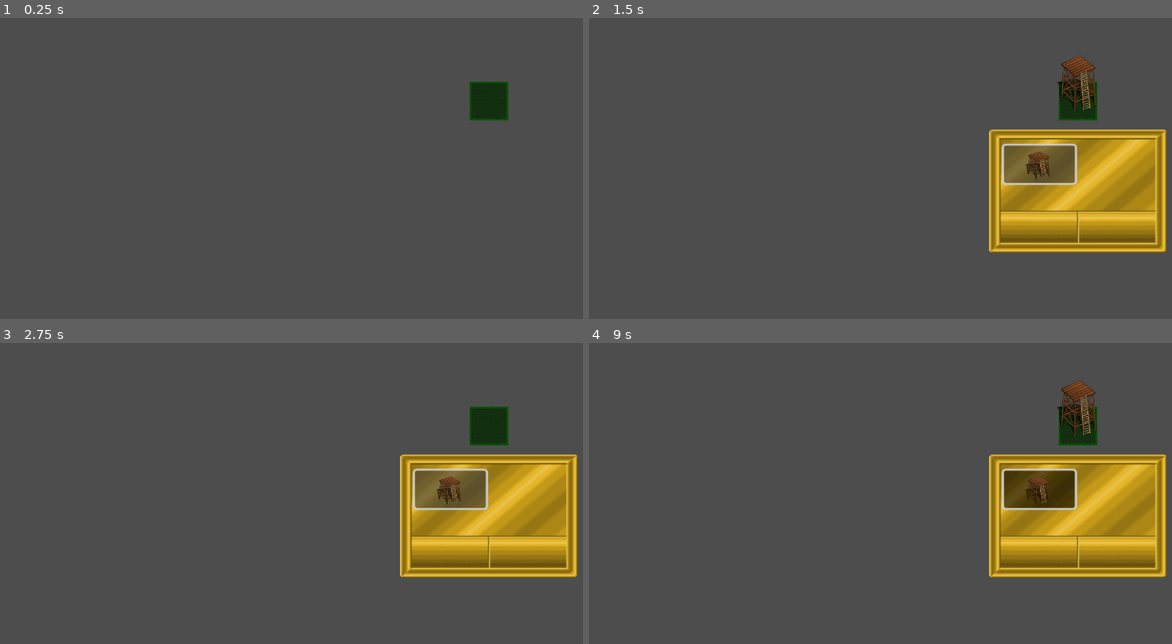
Above: before the commit, frames 1-4 (two rows, left to right).
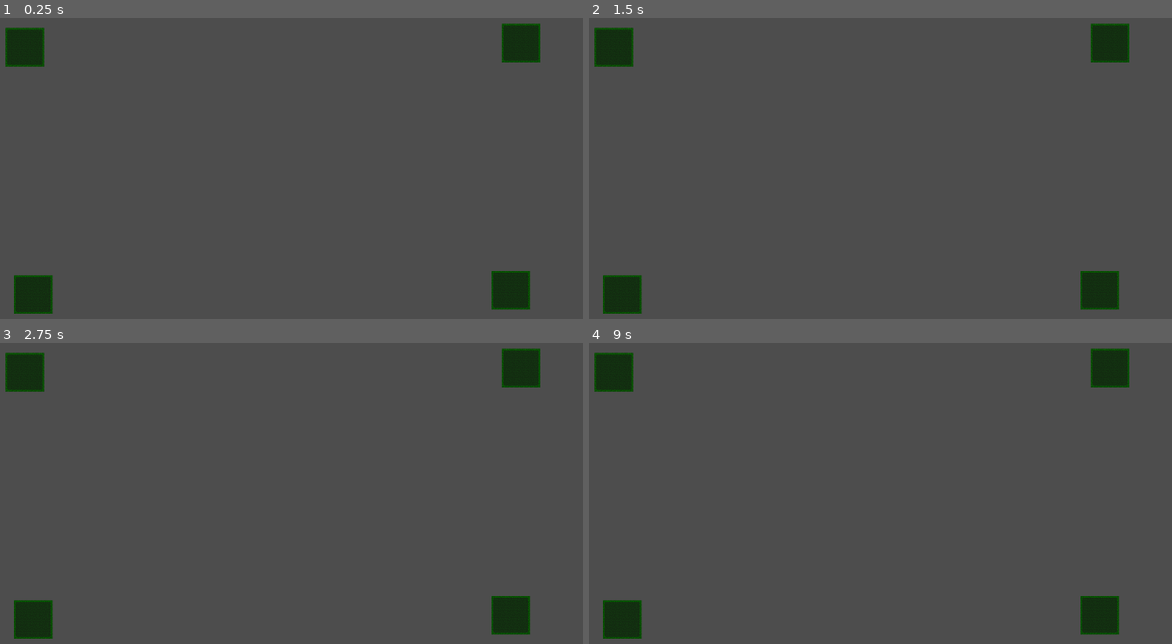
Above: after the commit, the same moments.

Repository: davidelrosas/tawwwars
Game: Godot game, scene res://slotsys.tscn
The game is run twice, just before and just after one commit, with the same random seed, the same clock (stepped at 60 frames per second) and the same inputs. The project has no main scene, so this scene is started directly.
Inputs (mouse positions are in pixels of both pictures, inside the frame that each line leads up to):
- Up to frame 1 (0.25 s): no input
- Up to frame 2 (1.5 s): click (1078, 102) at 0.52 s; click (1037, 165) at 1.27 s
- Up to frame 3 (2.75 s): click (448, 490) at 2.02 s
- Up to frame 4 (9 s): tap Enter at 2.75, 4.25, 5.75 s; move the mouse to (1032, 481) at 2.77 s; press the mouse at (1032, 481) at 2.78 s; tap Space at 3.5, 5, 6.5 s; move the mouse to (734, 520) at 3.52 s; release the mouse at (734, 520) at 3.53 s; click (734, 520) at 3.6 s; move the mouse to (944, 415) at 4.27 s; press the mouse at (944, 415) at 4.28 s; move the mouse to (839, 580) at 5.02 s; release the mouse at (839, 580) at 5.03 s; click (839, 580) at 5.1 s; move the mouse to (1084, 559) at 5.77 s; press the mouse at (1084, 559) at 5.78 s; move the mouse to (664, 442) at 6.52 s; release the mouse at (664, 442) at 6.53 s; click (664, 442) at 6.6 s; move the mouse to (909, 502) at 7.27 s; press the mouse at (909, 502) at 7.28 s; move the mouse to (769, 403) at 8.02 s; release the mouse at (769, 403) at 8.03 s; click (769, 403) at 8.1 s; move the mouse to (1032, 481) at 8.77 s; press the mouse at (1032, 481) at 8.78 s

The runs differ from the first frame. In frame 1, 4.3% of the frame differs, in the area x 0-93%, y 1-99%; in frame 2, 17%, in the area x 0-100%, y 1-99%; in frame 3, 17%; in frame 4, 17%.

Commit message:
finished slotsystem

Diff:
--- a/project.godot
+++ b/project.godot
@@ -14,6 +14,10 @@
 config/features=PackedStringArray("4.2", "Forward Plus")
 config/icon="res://assets/icon.svg"
 
+[autoload]
+
+SignalBus="*res://signal_bus.gd"
+
 [input]
 
 click={
--- a/shop_sc.gd
+++ b/shop_sc.gd
@@ -1,13 +1,23 @@
 extends Sprite2D
 
-signal build_towar(towar)
-
 var towar1 = preload("res://structures/towar.tscn")
-
-func _on_slot_open_shop(slot_position):
-	visible = not visible
-	position = slot_position + Vector2(0.0,+ 150.0)
-
+var slot_ref
+var counter = 0
 
 func _on_button_pressed():
-	build_towar.emit(towar1)
+	SignalBus.build_towar.emit(towar1,slot_ref)
+
+func _ready() -> void:
+	SignalBus.open_shop.connect(_open_shop)
+
+func _open_shop(slot_position,ref):
+
+	if slot_ref != ref || counter == 1:
+		visible = true
+		position = slot_position + Vector2(0.0,+ 150.0)
+		slot_ref = ref
+		counter = 0
+
+	elif slot_ref == ref:
+		visible = false
+		counter = 1
--- /dev/null
+++ b/signal_bus.gd
@@ -0,0 +1,5 @@
+extends Node
+
+signal open_shop(slot_position,ref)
+
+signal build_towar(towar,ref)
--- a/slot_v3.gd
+++ b/slot_v3.gd
@@ -1,23 +1,23 @@
 extends Node2D
-
-signal open_shop(slot_position)
 
 var slot_occ = 0
 var new_towar
 
 func _on_button_pressed():
-	open_shop.emit(position)
+	SignalBus.open_shop.emit(position,self)
 
-func _on_shop_build_towar(towar):
+func _ready():
+	SignalBus.build_towar.connect(_build_towar)
 
-	if (slot_occ == 0):
-		new_towar = towar.instantiate()
-		new_towar.position = $Sprite2D.position
-		add_child(new_towar)
-		slot_occ += 1
-		print(slot_occ)
+func _build_towar(towar,ref):
+	if ref == self:
 
-	else:
-		$".".remove_child(new_towar)
-		slot_occ = 0
-		print(slot_occ)
+		if (slot_occ == 0):
+			new_towar = towar.instantiate()
+			new_towar.position = $Sprite2D.position
+			add_child(new_towar)
+			slot_occ += 1
+
+		else:
+			$".".remove_child(new_towar)
+			slot_occ = 0
--- a/slotsys.tscn
+++ b/slotsys.tscn
@@ -5,12 +5,20 @@
 
 [node name="SlotSystem" type="Node"]
 
+[node name="SlotContainer" type="Node" parent="."]
+
+[node name="Slot" parent="SlotContainer" instance=ExtResource("1_50k3w")]
+position = Vector2(963, 101)
+
+[node name="Slot2" parent="SlotContainer" instance=ExtResource("1_50k3w")]
+position = Vector2(946, 510)
+
+[node name="Slot3" parent="SlotContainer" instance=ExtResource("1_50k3w")]
+position = Vector2(156, 517)
+
+[node name="Slot4" parent="SlotContainer" instance=ExtResource("1_50k3w")]
+position = Vector2(142, 108)
+
 [node name="Shop" parent="." instance=ExtResource("2_aa8ov")]
 visible = false
-position = Vector2(360, 187)
-
-[node name="Slot" parent="." instance=ExtResource("1_50k3w")]
-position = Vector2(910, 197)
-
-[connection signal="build_towar" from="Shop" to="Slot" method="_on_shop_build_towar"]
-[connection signal="open_shop" from="Slot" to="Shop" method="_on_slot_open_shop"]
+position = Vector2(1623, 280)
--- a/towar_sc.gd
+++ /dev/null
@@ -1,9 +0,0 @@
-extends Node
-
-var towar = preload("res://structures/towar.tscn")
-
-func _input(event):
-	if event.is_action_pressed("click"):
-		var new_towar = towar.instantiate()
-		new_towar.position = get_viewport().get_mouse_position()
-		add_child(new_towar)
